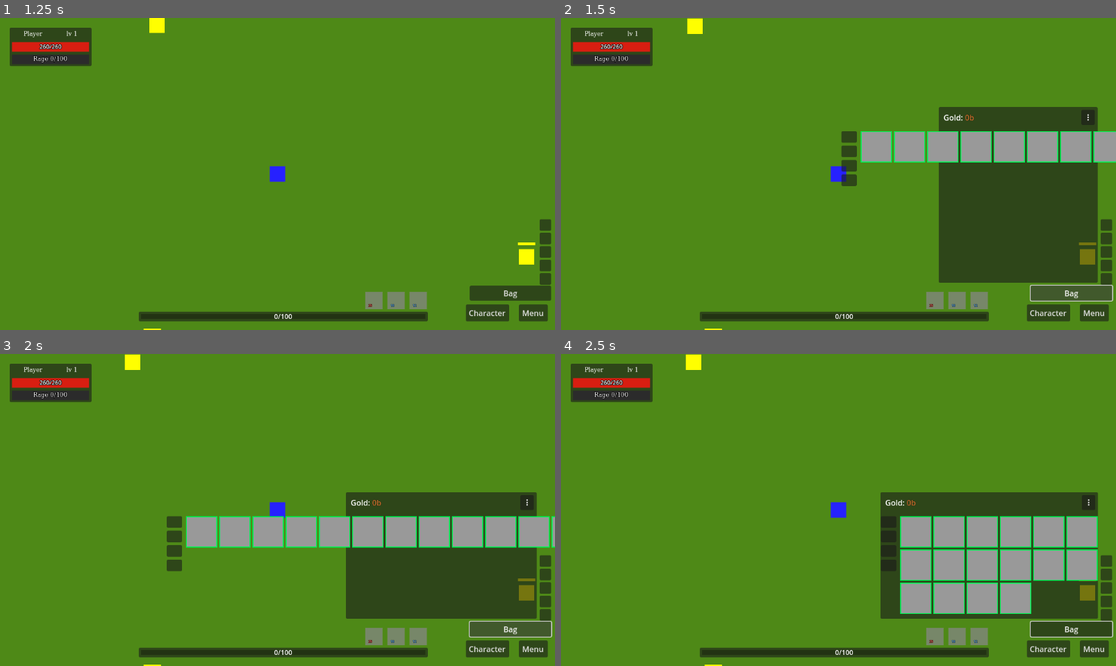
Above: before the commit, frames 1-4 (two rows, left to right).
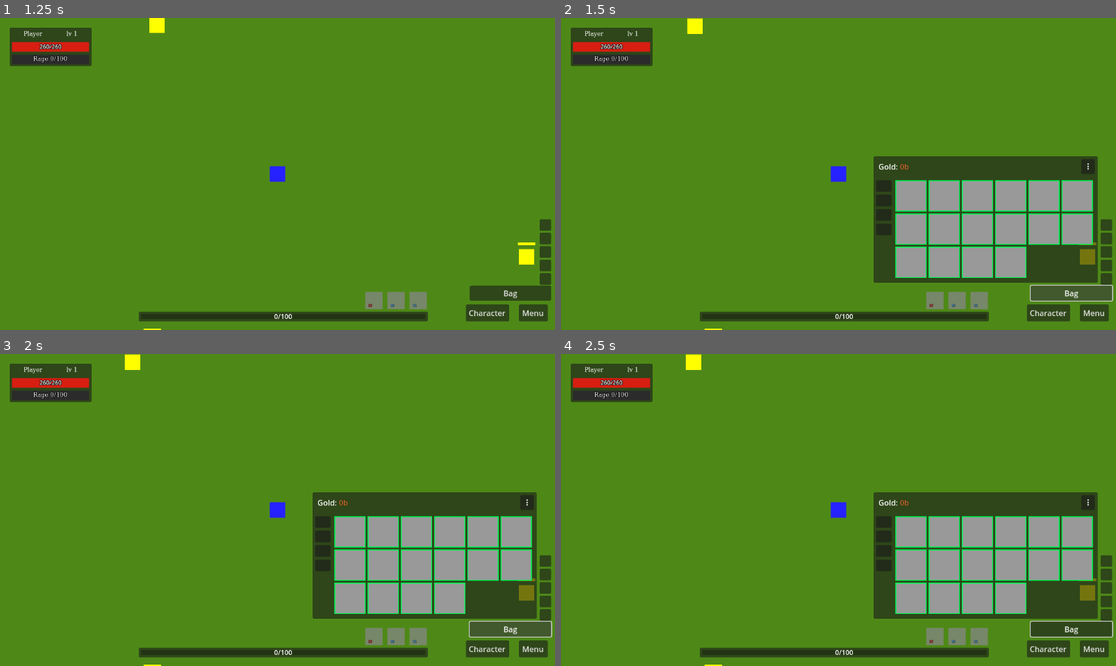
Above: after the commit, the same moments.

Repository: denisshkytko/mmo-mvp-godot
Game: Godot game, scene res://game/scenes/Main.tscn
Two runs of this game, one before a commit and one after it. Both use one fixed random seed, a clock stepped at 60 frames per second and the inputs below. This scene is started directly instead of the project's main scene. The engine's default icon, where the game draws it, is replaced by a stand-in: a white triangle on a blue panel in a dark square.
Inputs (mouse positions are in pixels of both pictures, inside the frame that each line leads up to):
- Up to frame 1 (1.25 s): drag from (416, 301) to (88, 326) at 0.52 s
- Up to frame 2 (1.5 s): click "Bag" at 1.25 s
- Up to frame 3 (2 s): no input
- Up to frame 4 (2.5 s): drag from (955, 637) to (1088, 594) at 2.02 s

Frame 1 is identical in both runs. In frame 2, 19% of the frame differs, in the area x 50-100%, y 28-85%; in frame 3, 12%; in frame 4, 3.3%.

Commit message:
Fix inventory HUD rebuild anchoring and sizing

Diff:
--- a/ui/game/hud/inventory_hud.gd
+++ b/ui/game/hud/inventory_hud.gd
@@ -94,16 +94,13 @@
 var _last_applied_columns: int = -1
 var _last_snap_hash: int = 0
 var _refresh_in_progress: bool = false
-var _last_scroll_view: Vector2 = Vector2.ZERO
-var _last_use_scroll: bool = false
 var _last_bag_slots_hash: int = 0
 
 var _rebuild_in_progress: bool = false
 var _rebuild_requested: bool = false
-var _auto_fit_enabled: bool = true
 
 # Layout anchor: keep panel growing towards screen center (up + left) from a stable bottom-right point
-var _panel_anchor_br_local: Vector2 = Vector2.ZERO
+var _panel_br_anchor: Vector2 = Vector2.ZERO
 var _panel_anchor_valid: bool = false
 
 # Icon cache for slot buttons
@@ -146,10 +143,17 @@
 	_hook_slot_panels()
 	_auto_bind_player()
 	_load_grid_columns()
+	if content != null:
+		var left_offset: float = content.offset_left
+		var top_offset: float = content.offset_top
+		content.offset_left = left_offset
+		content.offset_top = top_offset
+		content.offset_right = -10.0
+		content.offset_bottom = -10.0
 	# Capture the bottom-right anchor based on where you placed the panel in the scene.
 	# This anchor will be used for all future resizes so the panel grows up+left.
 	await get_tree().process_frame
-	_panel_anchor_br_local = panel.position + panel.size
+	_panel_br_anchor = panel.position + panel.size
 	_panel_anchor_valid = true
 
 func set_player(p: Node) -> void:
@@ -248,9 +252,9 @@
 		if not _initial_layout_done:
 			grid.visible = true
 			grid.modulate.a = 0.0
-			await _rebuild_inventory_layout("open")
+			await _rebuild_layout("open")
 			await get_tree().process_frame
-			await _rebuild_inventory_layout("open_stabilize")
+			await _rebuild_layout("open_stabilize")
 			await _refresh()
 		else:
 			await _refresh()
@@ -772,12 +776,19 @@
 		return
 
 	var target_cols: int = clamp(max(1, n), 1, 20)
-	_auto_fit_enabled = false
-	_grid_columns = target_cols
+	var best_cols: int = target_cols
+	var fits: bool = await _can_fit_columns(target_cols, total)
+	if not fits:
+		for c in range(target_cols, 0, -1):
+			if await _can_fit_columns(c, total):
+				best_cols = c
+				break
+		_sync_settings_columns_input(best_cols)
+	_grid_columns = best_cols
 	_save_grid_columns()
 	# Mark layout dirty so the panel will be resized/anchored once (no repeated reflows).
 	_layout_dirty = true
-	await _rebuild_inventory_layout("settings_apply")
+	await _rebuild_layout("settings_apply")
 	await _refresh()
 
 
@@ -801,7 +812,11 @@
 
 func _get_panel_max_size_from_anchor() -> Vector2:
 	var vp_size: Vector2 = get_viewport().get_visible_rect().size
-	return vp_size
+	if not _panel_anchor_valid:
+		return vp_size
+	var max_w: float = min(vp_size.x, _panel_br_anchor.x)
+	var max_h: float = min(vp_size.y, _panel_br_anchor.y)
+	return Vector2(max_w, max_h)
 
 func _compute_fixed_padding() -> Dictionary:
 	var pad_right: float = 10.0
@@ -810,8 +825,8 @@
 	var top_margin_y: float = 0.0
 	var separation: float = 0.0
 	if content != null:
-		left_margin_x = content.position.x
-		top_margin_y = content.position.y
+		left_margin_x = content.offset_left
+		top_margin_y = content.offset_top
 		separation = float(content.get_theme_constant("separation"))
 	return {
 		"left_margin_x": left_margin_x,
@@ -840,13 +855,11 @@
 	var content_w: float = bag_min.x + separation + scroll_w
 	var panel_w: float = left_margin_x + content_w + pad_right
 	var panel_h: float = top_margin_y + content_h + pad_bottom
-	var use_scroll: bool = panel_h > max_panel.y
-	var scroll_view_h: float = scroll_h
-	if use_scroll:
-		panel_h = max_panel.y
-		var available_content_h: float = max_panel.y - top_margin_y - pad_bottom
-		scroll_view_h = clamp(available_content_h, 65.0, grid_min.y)
-		content_h = max(bag_min.y, scroll_view_h)
+	var available_content_h: float = max(0.0, max_panel.y - top_margin_y - pad_bottom)
+	var use_scroll: bool = grid_min.y > available_content_h + 0.5
+	var scroll_view_h: float = min(grid_min.y, available_content_h)
+	if not use_scroll:
+		scroll_view_h = grid_min.y
 	var scroll_view_size := Vector2(scroll_w, scroll_view_h)
 	var panel_size := Vector2(panel_w, panel_h)
 	return {
@@ -859,44 +872,18 @@
 func _can_fit_columns(cols: int, total_slots: int) -> bool:
 	if not _panel_anchor_valid:
 		return true
-	var vp_size: Vector2 = get_viewport().get_visible_rect().size
-	var max_panel_w: float = vp_size.x
+	var max_panel: Vector2 = _get_panel_max_size_from_anchor()
 	var layout: Dictionary = await _compute_layout_for_columns(cols, total_slots)
 	var panel_size: Vector2 = layout.get("panel_size", Vector2.ZERO)
-	var scroll_view: Vector2 = layout.get("scroll_view_size", Vector2.ZERO)
-	if scroll_view.y < 65.0:
-		return false
-	return panel_size.x <= max_panel_w
-
-func _ensure_columns_fit_view(total_slots: int) -> void:
-	# If the current grid layout would push the panel off-screen, automatically choose a
-	# nearby columns value that fits so the settings button stays reachable.
-	if not _panel_anchor_valid:
-		return
-	var vp_size: Vector2 = get_viewport().get_visible_rect().size
-	if _panel_anchor_br_local.x > vp_size.x or _panel_anchor_br_local.y > vp_size.y:
-		return
-
-	var current: int = clamp(_grid_columns, 1, 20)
-	var current_fits: bool = await _can_fit_columns(current, total_slots)
-	var best: int = current
-	var best_delta: int = 999
-	for c in range(1, 21):
-		var fits: bool = await _can_fit_columns(c, total_slots)
-		if not fits:
-			continue
-		var d: int = abs(c - current)
-		if d < best_delta:
-			best_delta = d
-			best = c
-		elif d == best_delta and c > best:
-			# Prefer a slightly wider grid if equally close (usually reduces height).
-			best = c
-
-	if best != current and (_auto_fit_enabled or not current_fits):
-		_grid_columns = best
-		_save_grid_columns()
-		_sync_settings_columns_input(best)
+	return panel_size.x <= max_panel.x
+
+func _apply_panel_br_anchor() -> void:
+	if panel == null or not _panel_anchor_valid:
+		return
+	var max_panel: Vector2 = _get_panel_max_size_from_anchor()
+	panel.size.x = min(panel.size.x, max_panel.x)
+	panel.size.y = min(panel.size.y, max_panel.y)
+	panel.position = _panel_br_anchor - panel.size
 
 func _on_settings_sort() -> void:
 	_sort_inventory_slots()
@@ -1289,7 +1276,7 @@
 	_hook_slot_panels()
 
 	if _layout_dirty:
-		await _rebuild_inventory_layout("refresh_dirty")
+		await _rebuild_layout("refresh_dirty")
 
 	# Gold
 	gold_label.text = "Gold: %s" % TOOLTIP_BUILDER.format_money_bbcode(int(snap.get("gold", 0)))
@@ -1973,7 +1960,7 @@
 		b.text = str(total) if total > 1 else ""
 		_update_quick_cooldown(b, item_id)
 
-func _rebuild_inventory_layout(reason: String) -> void:
+func _rebuild_layout(reason: String) -> void:
 	if _rebuild_in_progress:
 		_rebuild_requested = true
 		return
@@ -1984,71 +1971,71 @@
 	var total_slots: int = _get_total_inventory_slots()
 	if total_slots <= 0:
 		total_slots = _get_total_slots_from_player_fallback()
-	grid.columns = max(1, _grid_columns)
-	await _apply_inventory_layout(total_slots)
+	var first_pass: Dictionary = await _apply_layout_sizes(total_slots)
+	await get_tree().process_frame
+	var second_pass: Dictionary = await _apply_layout_sizes(total_slots)
+	if first_pass.get("panel_size") != second_pass.get("panel_size") or first_pass.get("scroll_view") != second_pass.get("scroll_view"):
+		await _apply_layout_sizes(total_slots)
 	if _is_open:
 		grid.modulate.a = 1.0
 	_rebuild_in_progress = false
 	if _rebuild_requested:
 		_rebuild_requested = false
-		call_deferred("_rebuild_inventory_layout", "queued")
-
-
-func _update_panel_size_to_fit_grid(total_slots: int) -> void:
-	# Size grid scroll viewport first, then derive Content + Panel sizes.
+		call_deferred("_rebuild_layout", "queued")
+
+func _apply_layout_sizes(total_slots: int) -> Dictionary:
 	if panel == null or grid == null or grid_scroll == null or content == null:
-		return
-	var layout: Dictionary = await _compute_layout_for_columns(_grid_columns, total_slots)
-	var grid_min: Vector2 = layout.get("grid_min", Vector2.ZERO)
-	var scroll_view: Vector2 = layout.get("scroll_view_size", Vector2.ZERO)
-	var panel_size: Vector2 = layout.get("panel_size", Vector2.ZERO)
-	var use_scroll: bool = bool(layout.get("use_scroll", false))
-
+		return {}
+	_ensure_grid_child_count(total_slots)
 	grid.columns = max(1, _grid_columns)
+	await get_tree().process_frame
+	var grid_min: Vector2 = grid.get_combined_minimum_size()
+	var bag_min: Vector2 = bag_slots.get_combined_minimum_size() if bag_slots != null else Vector2.ZERO
+	var separation: float = float(content.get_theme_constant("separation")) if content != null else 0.0
+	var left_offset: float = content.offset_left if content != null else 0.0
+	var top_offset: float = content.offset_top if content != null else 0.0
+	var pad_right: float = 10.0
+	var pad_bottom: float = 10.0
+	var scroll_w: float = grid_min.x
+	var desired_content_w: float = bag_min.x + separation + scroll_w
+	var panel_w: float = desired_content_w + left_offset + pad_right
+	var desired_content_h: float = max(bag_min.y, grid_min.y)
+	var panel_h: float = desired_content_h + top_offset + pad_bottom
+	var max_panel: Vector2 = _get_panel_max_size_from_anchor()
+	panel_w = min(panel_w, max_panel.x)
+	panel_h = min(panel_h, max_panel.y)
+	var available_content_h: float = max(0.0, panel_h - top_offset - pad_bottom)
+	var use_scroll: bool = grid_min.y > available_content_h + 0.5
+	var scroll_view_h: float = min(grid_min.y, available_content_h)
+	if not use_scroll:
+		scroll_view_h = grid_min.y
+	desired_content_h = max(bag_min.y, scroll_view_h)
+	panel_h = desired_content_h + top_offset + pad_bottom
+	panel_h = min(panel_h, max_panel.y)
+
 	grid.custom_minimum_size = grid_min
-
-	grid_scroll.custom_minimum_size = scroll_view
+	grid_scroll.custom_minimum_size = Vector2(scroll_w, scroll_view_h)
 	grid_scroll.horizontal_scroll_mode = ScrollContainer.SCROLL_MODE_DISABLED
 	grid_scroll.vertical_scroll_mode = ScrollContainer.SCROLL_MODE_SHOW_ALWAYS if use_scroll else ScrollContainer.SCROLL_MODE_DISABLED
 	grid_scroll.size_flags_horizontal = Control.SIZE_SHRINK_BEGIN
 	grid_scroll.size_flags_vertical = Control.SIZE_SHRINK_BEGIN
 
-	_last_scroll_view = scroll_view
-	_last_use_scroll = use_scroll
-
-	panel.custom_minimum_size = panel_size
-	panel.size = panel_size
+	panel.custom_minimum_size = Vector2(panel_w, panel_h)
+	panel.size = Vector2(panel_w, panel_h)
+	_apply_panel_br_anchor()
+	_last_applied_columns = _grid_columns
+	_layout_dirty = false
+
 	# Keep the settings UI pinned to the panel's top-right corner.
 	var m: float = 6.0
 	if _settings_button != null:
 		_settings_button.position = Vector2(panel.size.x - _settings_button.size.x - m, m)
 	if _settings_panel != null:
 		_settings_panel.position = Vector2(panel.size.x - _settings_panel.size.x - m, m + 30.0)
-
-func _apply_inventory_layout(total_slots: int) -> void:
-	# Recalculate grid columns (fit) + panel size + anchoring, but only when needed.
-	if panel == null or grid == null:
-		return
-	await _ensure_columns_fit_view(total_slots)
-	grid.columns = max(1, _grid_columns)
-	await _update_panel_size_to_fit_grid(total_slots)
-	await get_tree().process_frame
-	_apply_panel_br_anchor_and_clamp()
-	_last_applied_columns = _grid_columns
-	_layout_dirty = false
-
-func _apply_panel_br_anchor_and_clamp() -> void:
-	if panel == null or not _panel_anchor_valid:
-		return
-	var vp_size: Vector2 = get_viewport().get_visible_rect().size
-	panel.size.x = min(panel.size.x, vp_size.x)
-	panel.size.y = min(panel.size.y, vp_size.y)
-	var new_pos := _panel_anchor_br_local - panel.size
-	var max_x: float = max(0.0, vp_size.x - panel.size.x)
-	var max_y: float = max(0.0, vp_size.y - panel.size.y)
-	new_pos.x = clamp(new_pos.x, 0.0, max_x)
-	new_pos.y = clamp(new_pos.y, 0.0, max_y)
-	panel.position = new_pos
+	return {
+		"panel_size": panel.size,
+		"scroll_view": Vector2(scroll_w, scroll_view_h)
+	}
 
 func _format_money_bronze(bronze: int) -> String:
 	bronze = max(0, bronze)
@@ -2110,6 +2097,6 @@
 		_initial_layout_pending = false
 		return
 	_layout_dirty = true
-	await _rebuild_inventory_layout("initial")
+	await _rebuild_layout("initial")
 	_initial_layout_done = true
 	_initial_layout_pending = false
